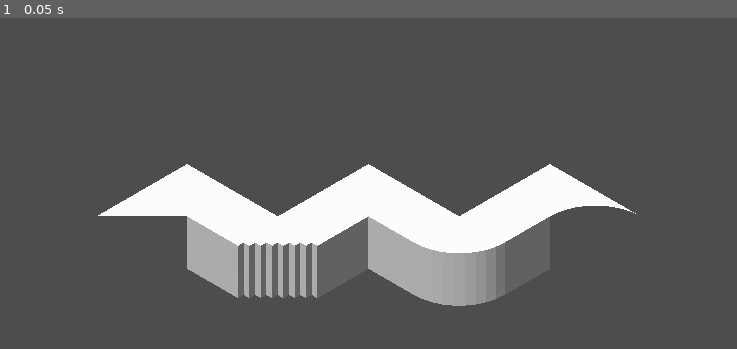
Above: before the commit, frame 1.
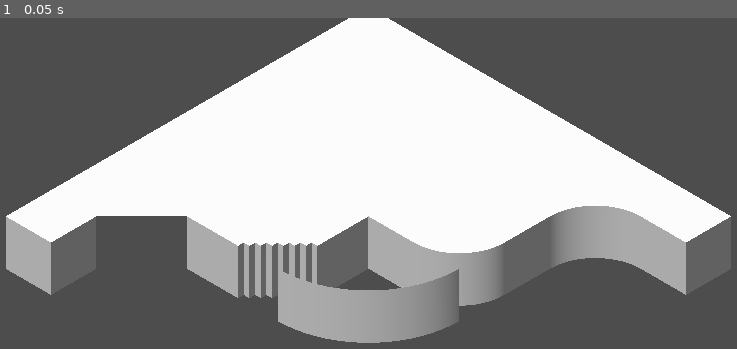
Above: after the commit, the same moment.

Repository: hangmanonbenzene/small_canyon
Game: Godot game, scene res://app/meshes/mesh_test.tscn
Two runs of this game, one before a commit and one after it. Both use one fixed random seed, a clock stepped at 60 frames per second and the inputs below. This scene is started directly instead of the project's main scene.
Inputs:
- Up to frame 1 (0.05 s): no input

The runs differ from the first frame. In frame 1, 34% of the frame differs, in the area x 0-100%, y 0-99%.

Commit message:
more mesh and smooth shading

Diff:
--- a/app/meshes/mesh_test.tscn
+++ b/app/meshes/mesh_test.tscn
@@ -1,10 +1,12 @@
-[gd_scene load_steps=10 format=3 uid="uid://n3qejc5dgf0o"]
+[gd_scene load_steps=12 format=3 uid="uid://n3qejc5dgf0o"]
 
 [ext_resource type="ArrayMesh" uid="uid://ctoa5osm25at1" path="res://app/meshes/cube_side.obj" id="1_rxi85"]
 [ext_resource type="ArrayMesh" uid="uid://fy8v0jjoo0iv" path="res://app/meshes/cube_half.obj" id="2_mqt8o"]
 [ext_resource type="ArrayMesh" uid="uid://c1cbixoey8t1j" path="res://app/meshes/quarter_circle.obj" id="3_5naep"]
 [ext_resource type="ArrayMesh" uid="uid://bi3b055lvwpm5" path="res://app/meshes/quarter_circle_cut.obj" id="4_4jo4u"]
 [ext_resource type="ArrayMesh" uid="uid://gl6s306tan1a" path="res://app/meshes/steps_side.obj" id="5_0lpvv"]
+[ext_resource type="ArrayMesh" uid="uid://12f05jidkhiw" path="res://app/meshes/quarter_circle_big_ramp.obj" id="5_psgld"]
+[ext_resource type="ArrayMesh" uid="uid://drdy8nulljevh" path="res://app/meshes/quarter_circle_cut_ramp.obj" id="5_tfipa"]
 [ext_resource type="ArrayMesh" uid="uid://t8md3u4wv70i" path="res://app/meshes/quarter_circle_ramp.obj" id="6_753wf"]
 [ext_resource type="Script" uid="uid://b7a3pufhsrshv" path="res://app/main/3d_world/camera_3d.gd" id="7_2nt13"]
 [ext_resource type="ArrayMesh" uid="uid://bkwdxc6odhl7c" path="res://app/meshes/stairs.obj" id="7_753wf"]
@@ -18,21 +20,41 @@
 material_override = SubResource("StandardMaterial3D_753wf")
 mesh = ExtResource("1_rxi85")
 
+[node name="MeshInstance3D27" type="MeshInstance3D" parent="."]
+transform = Transform3D(-4.371139e-08, 1, 0, -1, -4.371139e-08, 0, 0, 0, 1, 3.5, -0.5, -4)
+material_override = SubResource("StandardMaterial3D_753wf")
+mesh = ExtResource("1_rxi85")
+
 [node name="MeshInstance3D9" type="MeshInstance3D" parent="."]
 transform = Transform3D(-4.371139e-08, 1, 0, -1, -4.371139e-08, 0, 0, 0, 1, -0.5, -0.5, 0)
 material_override = SubResource("StandardMaterial3D_753wf")
 mesh = ExtResource("1_rxi85")
 
+[node name="MeshInstance3D26" type="MeshInstance3D" parent="."]
+transform = Transform3D(-4.371139e-08, 1, 0, -1, -4.371139e-08, 0, 0, 0, 1, -3.5, -0.5, 3)
+material_override = SubResource("StandardMaterial3D_753wf")
+mesh = ExtResource("1_rxi85")
+
 [node name="MeshInstance3D10" type="MeshInstance3D" parent="."]
 transform = Transform3D(1.9106855e-15, -4.371139e-08, -1, -1, -4.371139e-08, 0, -4.371139e-08, 1, -4.371139e-08, 0, -0.5, -0.5)
 material_override = SubResource("StandardMaterial3D_753wf")
 mesh = ExtResource("1_rxi85")
 
+[node name="MeshInstance3D19" type="MeshInstance3D" parent="."]
+transform = Transform3D(1.9106855e-15, -4.371139e-08, -1, -1, -4.371139e-08, 0, -4.371139e-08, 1, -4.371139e-08, 3, -0.5, -3.5)
+material_override = SubResource("StandardMaterial3D_753wf")
+mesh = ExtResource("1_rxi85")
+
 [node name="MeshInstance3D11" type="MeshInstance3D" parent="."]
 transform = Transform3D(1.9106855e-15, -4.371139e-08, -1, -1, -4.371139e-08, 0, -4.371139e-08, 1, -4.371139e-08, -2, -0.5, 1.5)
 material_override = SubResource("StandardMaterial3D_753wf")
 mesh = ExtResource("1_rxi85")
 
+[node name="MeshInstance3D28" type="MeshInstance3D" parent="."]
+transform = Transform3D(1.9106855e-15, -4.371139e-08, -1, -1, -4.371139e-08, 0, -4.371139e-08, 1, -4.371139e-08, -4, -0.5, 3.5)
+material_override = SubResource("StandardMaterial3D_753wf")
+mesh = ExtResource("1_rxi85")
+
 [node name="MeshInstance3D8" type="MeshInstance3D" parent="."]
 transform = Transform3D(1, 0, 0, 0, 1, 0, 0, 0, 1, -1, 0, -1)
 material_override = SubResource("StandardMaterial3D_753wf")
@@ -43,11 +65,116 @@
 material_override = SubResource("StandardMaterial3D_753wf")
 mesh = ExtResource("1_rxi85")
 
+[node name="MeshInstance3D30" type="MeshInstance3D" parent="."]
+transform = Transform3D(1, 0, 0, 0, 1, 0, 0, 0, 1, 0, 0, -2)
+material_override = SubResource("StandardMaterial3D_753wf")
+mesh = ExtResource("1_rxi85")
+
+[node name="MeshInstance3D35" type="MeshInstance3D" parent="."]
+transform = Transform3D(1, 0, 0, 0, 1, 0, 0, 0, 1, 0, 0, -3)
+material_override = SubResource("StandardMaterial3D_753wf")
+mesh = ExtResource("1_rxi85")
+
+[node name="MeshInstance3D36" type="MeshInstance3D" parent="."]
+transform = Transform3D(1, 0, 0, 0, 1, 0, 0, 0, 1, 0, 0, -4)
+material_override = SubResource("StandardMaterial3D_753wf")
+mesh = ExtResource("1_rxi85")
+
+[node name="MeshInstance3D37" type="MeshInstance3D" parent="."]
+transform = Transform3D(1, 0, 0, 0, 1, 0, 0, 0, 1, -1, 0, -4)
+material_override = SubResource("StandardMaterial3D_753wf")
+mesh = ExtResource("1_rxi85")
+
+[node name="MeshInstance3D38" type="MeshInstance3D" parent="."]
+transform = Transform3D(1, 0, 0, 0, 1, 0, 0, 0, 1, -1, 0, -3)
+material_override = SubResource("StandardMaterial3D_753wf")
+mesh = ExtResource("1_rxi85")
+
+[node name="MeshInstance3D39" type="MeshInstance3D" parent="."]
+transform = Transform3D(1, 0, 0, 0, 1, 0, 0, 0, 1, -2, 0, -3)
+material_override = SubResource("StandardMaterial3D_753wf")
+mesh = ExtResource("1_rxi85")
+
+[node name="MeshInstance3D40" type="MeshInstance3D" parent="."]
+transform = Transform3D(1, 0, 0, 0, 1, 0, 0, 0, 1, -2, 0, -4)
+material_override = SubResource("StandardMaterial3D_753wf")
+mesh = ExtResource("1_rxi85")
+
+[node name="MeshInstance3D41" type="MeshInstance3D" parent="."]
+transform = Transform3D(1, 0, 0, 0, 1, 0, 0, 0, 1, -3, 0, -4)
+material_override = SubResource("StandardMaterial3D_753wf")
+mesh = ExtResource("1_rxi85")
+
+[node name="MeshInstance3D42" type="MeshInstance3D" parent="."]
+transform = Transform3D(1, 0, 0, 0, 1, 0, 0, 0, 1, -4, 0, -4)
+material_override = SubResource("StandardMaterial3D_753wf")
+mesh = ExtResource("1_rxi85")
+
+[node name="MeshInstance3D43" type="MeshInstance3D" parent="."]
+transform = Transform3D(1, 0, 0, 0, 1, 0, 0, 0, 1, -4, 0, -3)
+material_override = SubResource("StandardMaterial3D_753wf")
+mesh = ExtResource("1_rxi85")
+
+[node name="MeshInstance3D44" type="MeshInstance3D" parent="."]
+transform = Transform3D(1, 0, 0, 0, 1, 0, 0, 0, 1, -4, 0, -2)
+material_override = SubResource("StandardMaterial3D_753wf")
+mesh = ExtResource("1_rxi85")
+
+[node name="MeshInstance3D45" type="MeshInstance3D" parent="."]
+transform = Transform3D(1, 0, 0, 0, 1, 0, 0, 0, 1, -4, 0, -1)
+material_override = SubResource("StandardMaterial3D_753wf")
+mesh = ExtResource("1_rxi85")
+
+[node name="MeshInstance3D47" type="MeshInstance3D" parent="."]
+transform = Transform3D(1, 0, 0, 0, 1, 0, 0, 0, 1, -3, 0, -1)
+material_override = SubResource("StandardMaterial3D_753wf")
+mesh = ExtResource("1_rxi85")
+
+[node name="MeshInstance3D48" type="MeshInstance3D" parent="."]
+transform = Transform3D(1, 0, 0, 0, 1, 0, 0, 0, 1, -3, 0, -2)
+material_override = SubResource("StandardMaterial3D_753wf")
+mesh = ExtResource("1_rxi85")
+
+[node name="MeshInstance3D49" type="MeshInstance3D" parent="."]
+transform = Transform3D(1, 0, 0, 0, 1, 0, 0, 0, 1, -3, 0, -3)
+material_override = SubResource("StandardMaterial3D_753wf")
+mesh = ExtResource("1_rxi85")
+
+[node name="MeshInstance3D46" type="MeshInstance3D" parent="."]
+transform = Transform3D(1, 0, 0, 0, 1, 0, 0, 0, 1, -4, 0, 0)
+material_override = SubResource("StandardMaterial3D_753wf")
+mesh = ExtResource("1_rxi85")
+
+[node name="MeshInstance3D32" type="MeshInstance3D" parent="."]
+transform = Transform3D(1, 0, 0, 0, 1, 0, 0, 0, 1, -1, 0, -2)
+material_override = SubResource("StandardMaterial3D_753wf")
+mesh = ExtResource("1_rxi85")
+
+[node name="MeshInstance3D33" type="MeshInstance3D" parent="."]
+transform = Transform3D(1, 0, 0, 0, 1, 0, 0, 0, 1, -2, 0, -2)
+material_override = SubResource("StandardMaterial3D_753wf")
+mesh = ExtResource("1_rxi85")
+
 [node name="MeshInstance3D13" type="MeshInstance3D" parent="."]
 transform = Transform3D(1, 0, 0, 0, 1, 0, 0, 0, 1, -1, 0, 0)
 material_override = SubResource("StandardMaterial3D_753wf")
 mesh = ExtResource("1_rxi85")
 
+[node name="MeshInstance3D29" type="MeshInstance3D" parent="."]
+transform = Transform3D(1, 0, 0, 0, 1, 0, 0, 0, 1, -2, 0, 0)
+material_override = SubResource("StandardMaterial3D_753wf")
+mesh = ExtResource("1_rxi85")
+
+[node name="MeshInstance3D34" type="MeshInstance3D" parent="."]
+transform = Transform3D(1, 0, 0, 0, 1, 0, 0, 0, 1, -3, 0, 0)
+material_override = SubResource("StandardMaterial3D_753wf")
+mesh = ExtResource("1_rxi85")
+
+[node name="MeshInstance3D31" type="MeshInstance3D" parent="."]
+transform = Transform3D(1, 0, 0, 0, 1, 0, 0, 0, 1, -2, 0, -1)
+material_override = SubResource("StandardMaterial3D_753wf")
+mesh = ExtResource("1_rxi85")
+
 [node name="MeshInstance3D14" type="MeshInstance3D" parent="."]
 transform = Transform3D(1, 0, 0, 0, 1, 0, 0, 0, 1, -2, 0, 1)
 material_override = SubResource("StandardMaterial3D_753wf")
@@ -58,6 +185,21 @@
 material_override = SubResource("StandardMaterial3D_753wf")
 mesh = ExtResource("1_rxi85")
 
+[node name="MeshInstance3D23" type="MeshInstance3D" parent="."]
+transform = Transform3D(1, 0, 0, 0, 1, 0, 0, 0, 1, -4, 0, 1)
+material_override = SubResource("StandardMaterial3D_753wf")
+mesh = ExtResource("1_rxi85")
+
+[node name="MeshInstance3D24" type="MeshInstance3D" parent="."]
+transform = Transform3D(1, 0, 0, 0, 1, 0, 0, 0, 1, -4, 0, 2)
+material_override = SubResource("StandardMaterial3D_753wf")
+mesh = ExtResource("1_rxi85")
+
+[node name="MeshInstance3D25" type="MeshInstance3D" parent="."]
+transform = Transform3D(1, 0, 0, 0, 1, 0, 0, 0, 1, -4, 0, 3)
+material_override = SubResource("StandardMaterial3D_753wf")
+mesh = ExtResource("1_rxi85")
+
 [node name="MeshInstance3D16" type="MeshInstance3D" parent="."]
 transform = Transform3D(1, 0, 0, 0, 1, 0, 0, 0, 1, 1, 0, -2)
 material_override = SubResource("StandardMaterial3D_753wf")
@@ -68,6 +210,21 @@
 material_override = SubResource("StandardMaterial3D_753wf")
 mesh = ExtResource("1_rxi85")
 
+[node name="MeshInstance3D20" type="MeshInstance3D" parent="."]
+transform = Transform3D(1, 0, 0, 0, 1, 0, 0, 0, 1, 1, 0, -4)
+material_override = SubResource("StandardMaterial3D_753wf")
+mesh = ExtResource("1_rxi85")
+
+[node name="MeshInstance3D21" type="MeshInstance3D" parent="."]
+transform = Transform3D(1, 0, 0, 0, 1, 0, 0, 0, 1, 2, 0, -4)
+material_override = SubResource("StandardMaterial3D_753wf")
+mesh = ExtResource("1_rxi85")
+
+[node name="MeshInstance3D22" type="MeshInstance3D" parent="."]
+transform = Transform3D(1, 0, 0, 0, 1, 0, 0, 0, 1, 3, 0, -4)
+material_override = SubResource("StandardMaterial3D_753wf")
+mesh = ExtResource("1_rxi85")
+
 [node name="MeshInstance3D2" type="MeshInstance3D" parent="."]
 transform = Transform3D(1, 0, 0, 0, 1, 0, 0, 0, 1, -3, 0, 2)
 material_override = SubResource("StandardMaterial3D_753wf")
@@ -82,6 +239,16 @@
 transform = Transform3D(1, 0, 0, 0, 1, 0, 0, 0, 1, 0.5, -1, -1.5)
 material_override = SubResource("StandardMaterial3D_753wf")
 mesh = ExtResource("6_753wf")
+
+[node name="MeshInstance3D50" type="MeshInstance3D" parent="."]
+transform = Transform3D(1, 0, 0, 0, 1, 0, 0, 0, 1, -0.5, -1, -0.5)
+material_override = SubResource("StandardMaterial3D_753wf")
+mesh = ExtResource("5_psgld")
+
+[node name="MeshInstance3D18" type="MeshInstance3D" parent="."]
+transform = Transform3D(-1, 0, -8.742278e-08, 0, 1, 0, 8.742278e-08, 0, -1, 2.5, -1, -2.5)
+material_override = SubResource("StandardMaterial3D_753wf")
+mesh = ExtResource("5_tfipa")
 
 [node name="MeshInstance3D4" type="MeshInstance3D" parent="."]
 transform = Transform3D(1, 0, 0, 0, 1, 0, 0, 0, 1, 1.5, 0, -3.5)
Not shown, added: app/meshes/quarter_circle_big_ramp.obj
Not shown, added: app/meshes/quarter_circle_big_ramp.obj.import
Not shown, added: app/meshes/quarter_circle_cut_ramp.obj
Not shown, added: app/meshes/quarter_circle_cut_ramp.obj.import
Not shown, changed: app/meshes/quarter_circle_ramp.obj
Not shown, changed: app/meshes/stairs.obj
